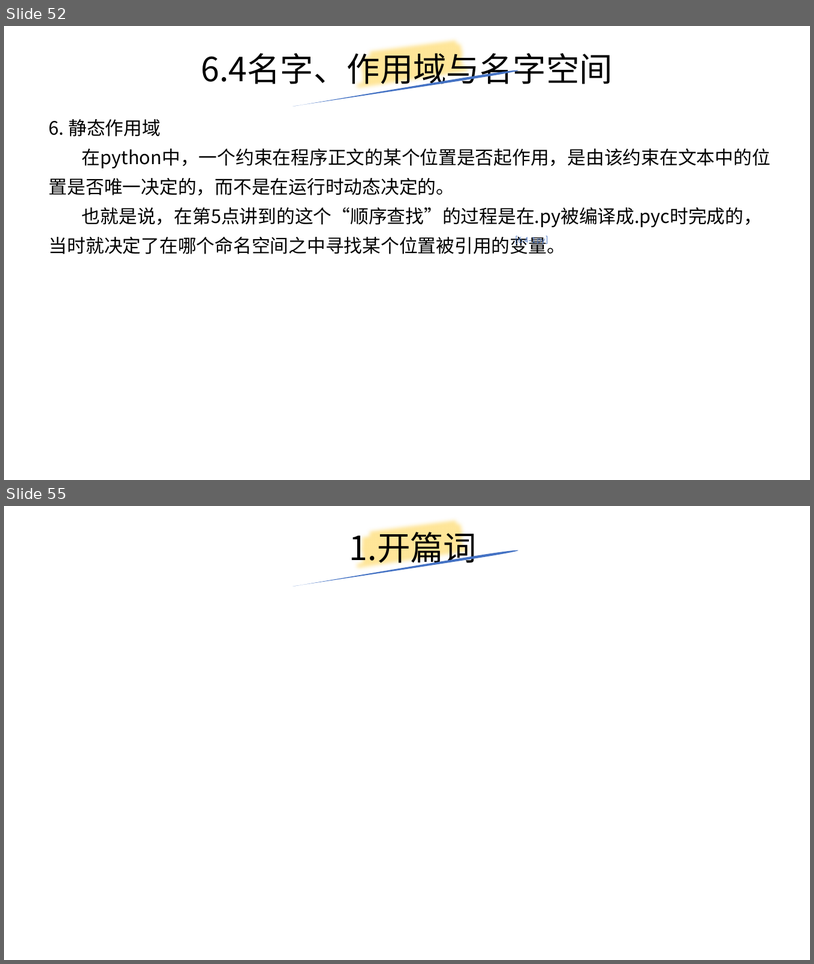
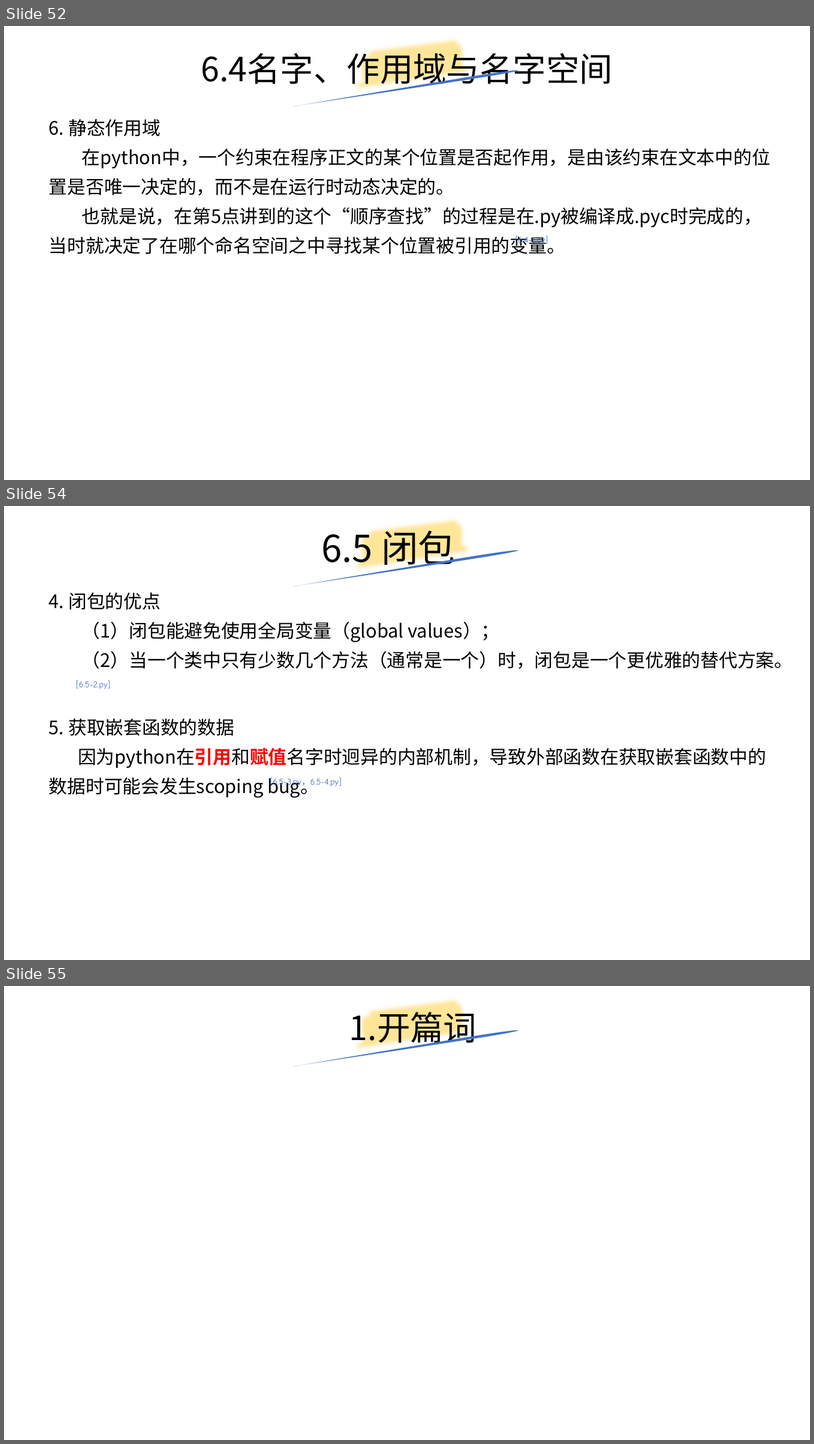
Before and after one commit to yiwenliu/CorePython, a slide deck: PPT/CorePython.pptx. Shown one above the other, each under a label of ours: slides 52 and 55 before the commit, slides 52, 54 and 55 after it; the slides between them are not shown. The pictures are 814x964 and 814x1444 pixels, drawn with LibreOffice and Linux fonts; fonts in the diff are those of the drawing. Boxes give left, top, right and bottom in pixels: in the first picture for what was removed or moved away, otherwise in the second. Text is boxed around its words. In the diff, an @@ line names an element or a change of style, - is before the commit and + after.

```diff
--- a/PPT/CorePython.pptx
+++ b/PPT/CorePython.pptx
@@ slide 54 added at box(4, 506, 810, 960), background #FFFFFF @@
@@ freeform shape added at box(353, 506, 476, 586), outline #FFE699 16 pt @@
@@ title added at box(322, 524, 455, 571), 44 pt, text #000000 @@
+6.5 闭包
@@ freeform shape added at box(292, 549, 519, 586), fill #4472C4 @@
@@ text added at box(49, 592, 793, 669), 22 pt, text #000000 @@
+4. 闭包的优点
+（1）闭包能避免使用全局变量（global values）；
+（2）当一个类中只有少数几个方法（通常是一个）时，闭包是一个更优雅的替代方案。
@@ text added at box(76, 680, 110, 689), 18 pt, text #4472C4 @@
+[6.5-2.py]
@@ text added at box(49, 718, 767, 798), 22 pt, text #000000 @@
+5. 获取嵌套函数的数据
+因为python在引用和赋值名字时迥异的内部机制，导致外部函数在获取嵌套函数中的数据时可能会发生scoping bug。
@@ text added at box(270, 777, 342, 788), 18 pt, text #4472C4 @@
+[6.5-3.py，6.5-4.py]
```
Also in this commit, not shown: 2 slides changed, 1 slide removed, 4 other files.
